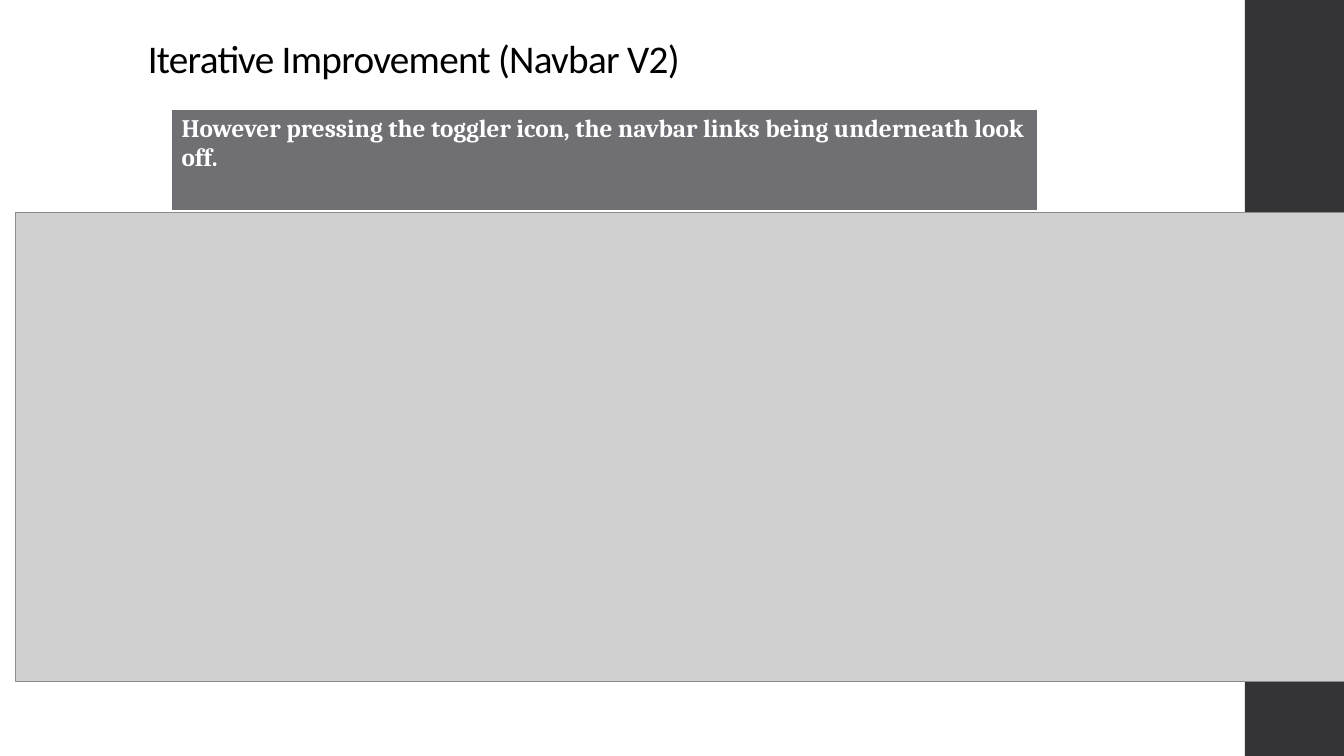
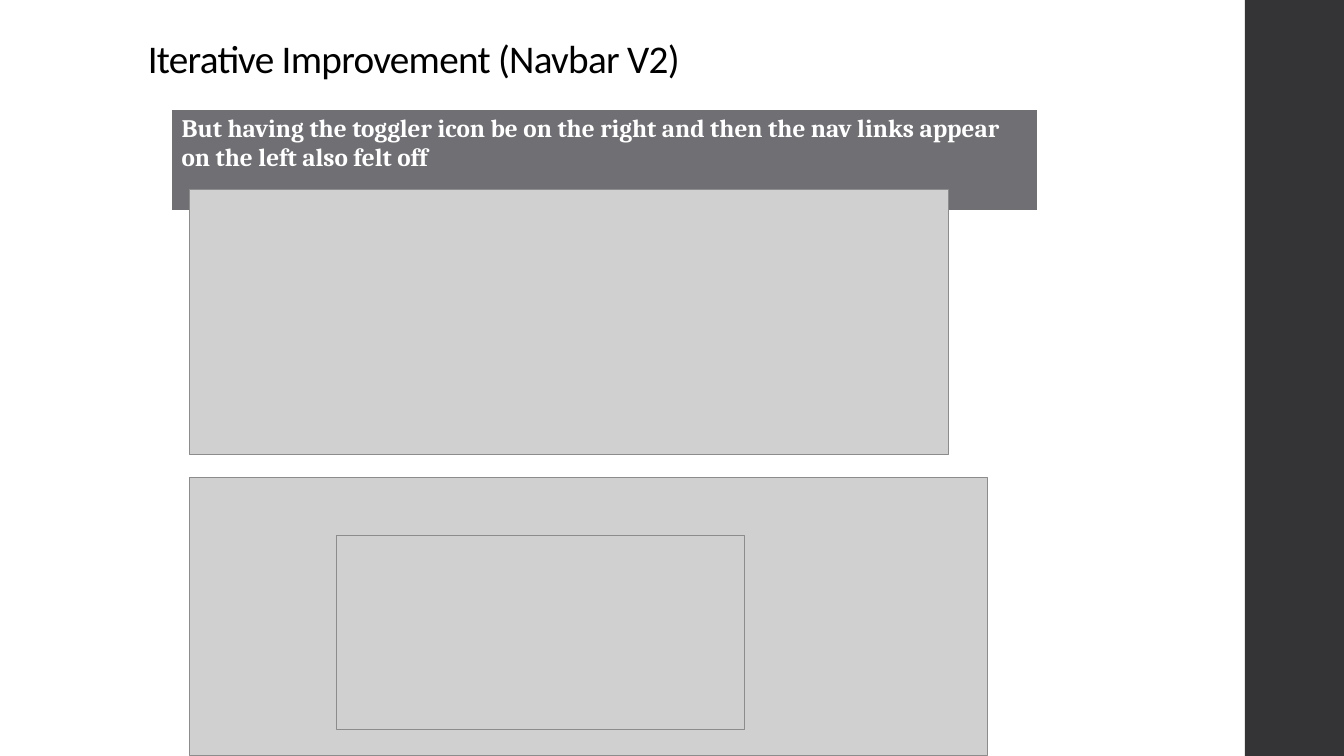
Before and after one commit to niuqaoJ-life/jollibee-fanpage, a slide deck: slide 43 of AS91903_91906_Evidence_Joaquin_Badenas.pptx. Drawn at 1344x756 pixels with LibreOffice and Linux fonts; fonts in the diff are those of the drawing; grey boxes stand for pictures. Boxes give left, top, right and bottom in pixels: in the first picture for what was removed or moved away, otherwise in the second. Text is boxed around its words. In the diff, an @@ line names an element or a change of style, - is before the commit and + after.

```diff
--- a/AS91903_91906_Evidence_Joaquin_Badenas.pptx
+++ b/AS91903_91906_Evidence_Joaquin_Badenas.pptx
@@ table at (171,110,1038,213) @@
-row 1, column 1: However pressing the toggler icon, the navbar links being underneath look off.
+row 1, column 1: But having the toggler icon be on the right and then the nav links appear on the left also felt off
@@ picture: place and size @@
-picture at (15,212,1344,682)
+picture at (190,190,949,455)
@@ picture added at (190,478,988,756) @@
@@ picture added at (337,535,744,730) @@
```
Also in this commit, not shown: 1 other slide changed, 1 slide added, 2 other files.
